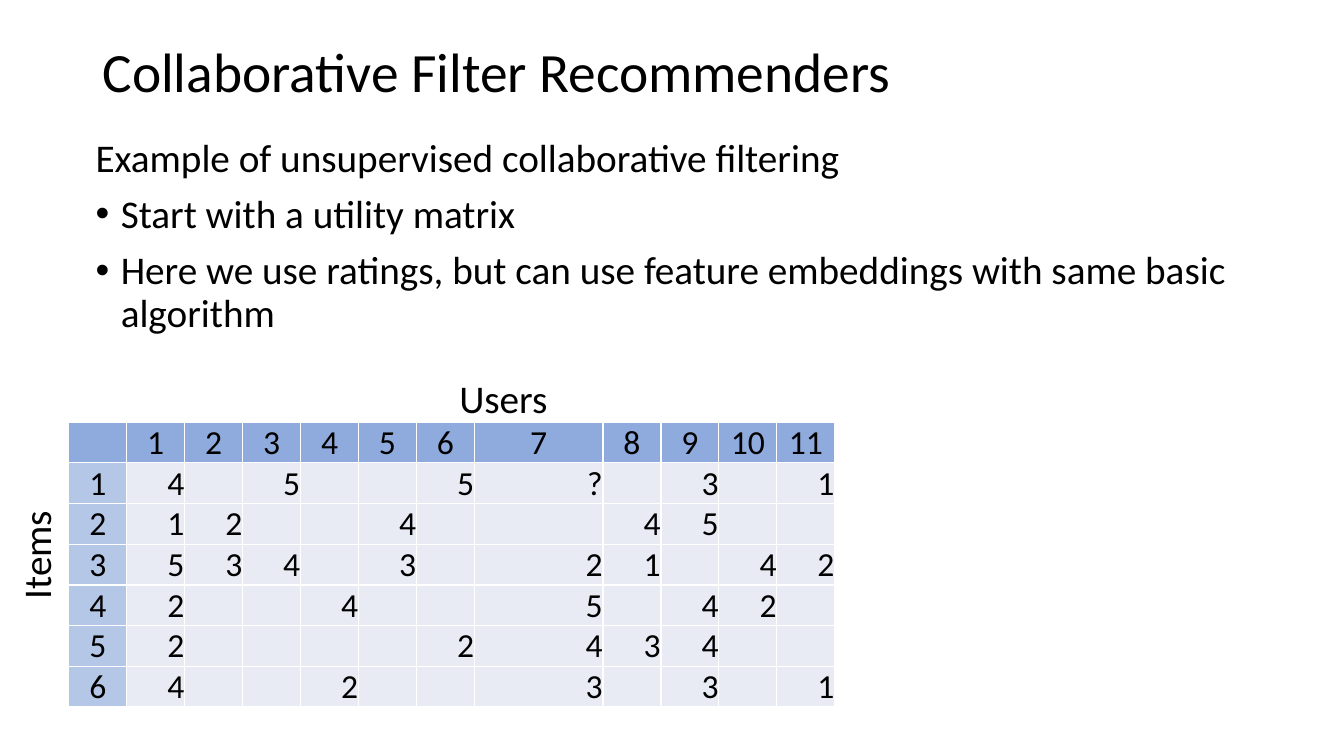
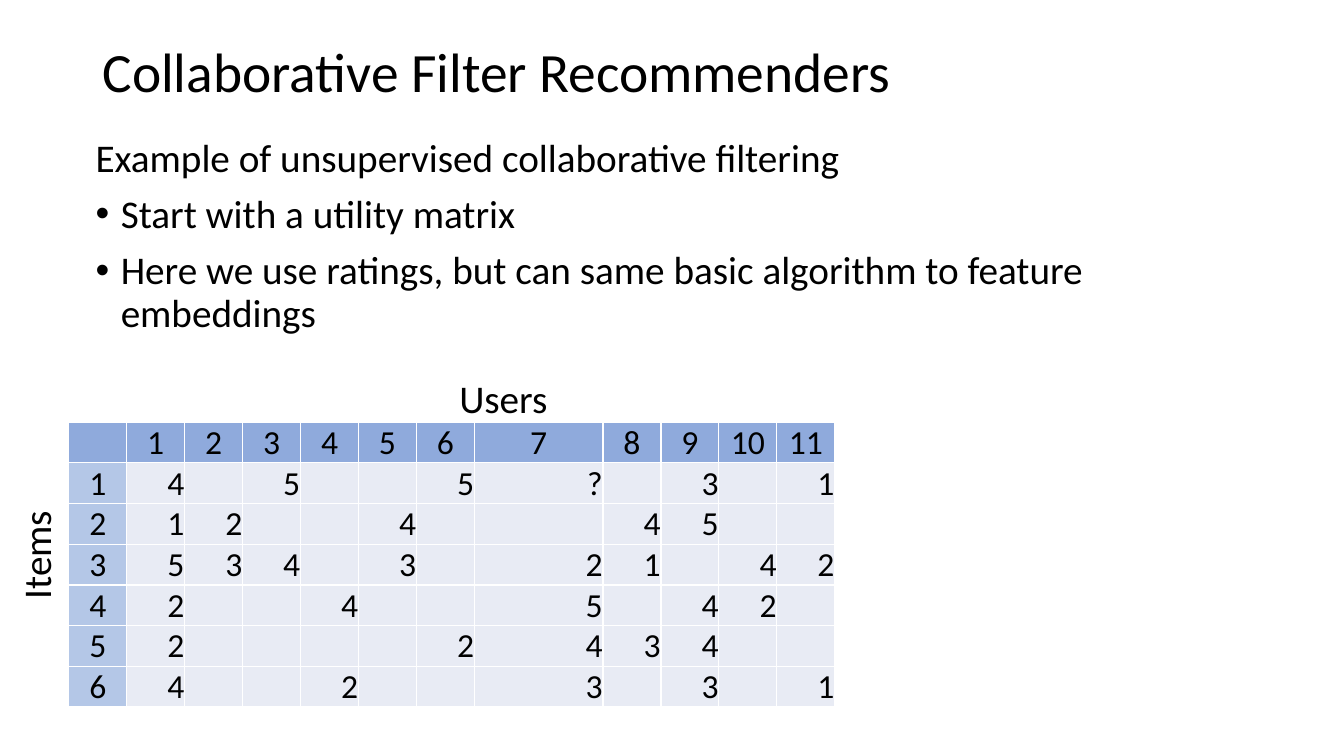
Before and after one commit to StephenElston/CSCI-E-108, a slide deck: slide 50 of slides/11_RecommenderSystems_Part1.pptx. Drawn at 1344x756 pixels with LibreOffice and Linux fonts; fonts in the diff are those of the drawing. Boxes give left, top, right and bottom in pixels: in the first picture for what was removed or moved away, otherwise in the second. Text is boxed around its words. In the diff, an @@ line names an element or a change of style, - is before the commit and + after.

```diff
--- a/slides/11_RecommenderSystems_Part1.pptx
+++ b/slides/11_RecommenderSystems_Part1.pptx
@@ text at (x1=121, y1=256, x2=1083, y2=334): text changed @@
-• Here we use ratings, but can use feature embeddings with same basic algorithm
+• Here we use ratings, but can same basic algorithm to feature embeddings
```
Also in this commit, not shown: 11 other slides changed.
